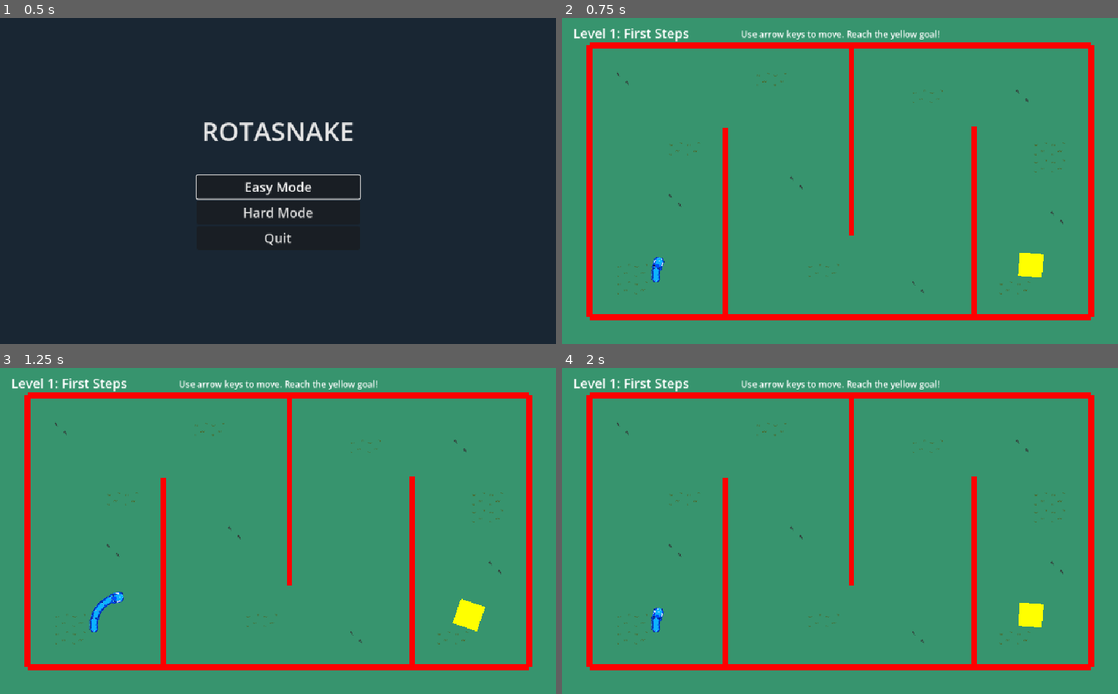
Above: before the commit, frames 1-4 (two rows, left to right).
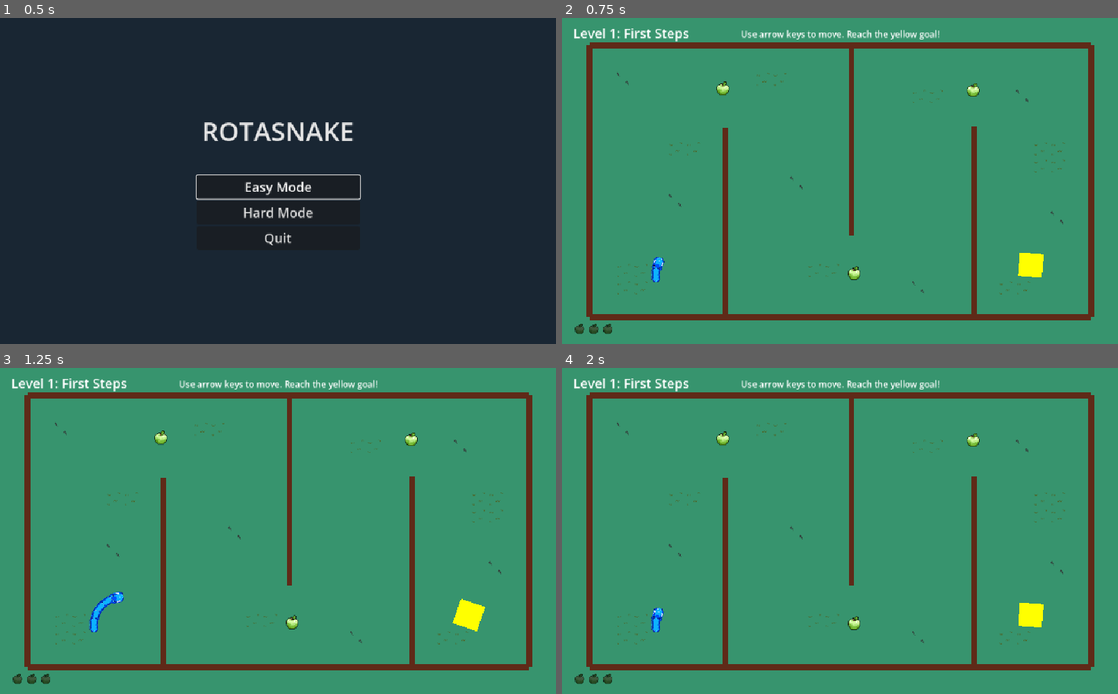
Above: after the commit, the same moments.

Repository: josephhagancreative/rotasnake
Game: Godot game, scene res://MainMenu.tscn
Same seed, same stepped clock (60 frames per second), same inputs: the game is played once before the commit and once after it.
Inputs:
- Up to frame 1 (0.5 s): no input
- Up to frame 2 (0.75 s): click "Hard Mode" at 0.5 s
- Up to frame 3 (1.25 s): no input
- Up to frame 4 (2 s): tap Enter (ui_accept) at 1.25, 1.52, 1.55, 1.82 s; hold Right (ui_right) from 1.28 s (still down); hold Space (ui_select) from 1.28 s (still down)

Frame 1 is identical in both runs. In frame 2, 7.3% of the frame differs, in the area x 2-96%, y 7-98%; in frame 3, 7.3%; in frame 4, 7.3%.

Commit message:
add collectibles

Diff:
--- a/BaseLevel.gd
+++ b/BaseLevel.gd
@@ -9,6 +9,7 @@
 @onready var ui_layer = $UILayer
 @onready var level_label = $UILayer/LevelLabel
 @onready var hint_label = $UILayer/HintLabel
+@onready var collectibles_ui = $UILayer/CollectiblesUI
 
 var snake_scene = preload("res://Snake.tscn")
 var snake_instance
@@ -20,6 +21,9 @@
 
 	# Setup editor-placed elements
 	setup_editor_elements()
+
+	# Setup collectibles
+	setup_collectibles()
 
 	# Spawn snake
 	spawn_snake()
@@ -61,6 +65,16 @@
 		# The placement nodes handle their own spawning in _ready()
 		# so we just need to ensure they're processed correctly
 		pass
+
+func setup_collectibles():
+	# Connect to existing collectibles in the scene
+	var collectibles = get_tree().get_nodes_in_group("collectibles")
+	for collectible in collectibles:
+		if collectible.has_signal("collected"):
+			collectible.collected.connect(_on_collectible_collected)
+
+func _on_collectible_collected():
+	GameManager.collect_collectible()
 
 func _on_snake_died():
 	# Show death message with enhanced styling
--- a/BaseLevel.tscn
+++ b/BaseLevel.tscn
@@ -1,8 +1,9 @@
-[gd_scene load_steps=5 format=3 uid="uid://3qrl1u48x8q"]
+[gd_scene load_steps=6 format=3 uid="uid://3qrl1u48x8q"]
 
 [ext_resource type="Script" uid="uid://cbp0251bhf1bp" path="res://BaseLevel.gd" id="1"]
 [ext_resource type="PackedScene" path="res://Goal.tscn" id="2"]
 [ext_resource type="TileSet" uid="uid://b8xjy4nv7rsqf" path="res://BackgroundTileSet.tres" id="3_background"]
+[ext_resource type="PackedScene" uid="uid://cy8mqx2n7t4hv" path="res://CollectiblesUI.tscn" id="4_collectiblesui"]
 
 [sub_resource type="LabelSettings" id="LabelSettings_1"]
 font_size = 24
@@ -45,3 +46,5 @@
 text = "Hint Text"
 horizontal_alignment = 1
 vertical_alignment = 1
+
+[node name="CollectiblesUI" parent="UILayer" instance=ExtResource("4_collectiblesui")]
--- /dev/null
+++ b/Collectible.gd
@@ -0,0 +1,51 @@
+class_name Collectible
+extends Area2D
+
+signal collected
+
+var is_collected: bool = false
+var original_position: Vector2
+var float_tween: Tween
+
+func _ready():
+	body_entered.connect(_on_body_entered)
+
+	# Set up collision detection for snake head
+	collision_layer = 0
+	collision_mask = 1  # Detect snake_head (layer 1)
+
+	# Add to collectibles group for easy management
+	add_to_group("collectibles")
+
+	# Store original position and start floating animation
+	original_position = position
+	start_floating_animation()
+
+func _on_body_entered(body):
+	if body.is_in_group("snake") and not is_collected:
+		collect()
+
+func start_floating_animation():
+	float_tween = create_tween()
+	float_tween.set_loops()
+
+	# Move up 3 pixels over 1 second, then down 3 pixels over 1 second
+	float_tween.tween_property(self, "position:y", original_position.y - 3, 1.0)
+	float_tween.tween_property(self, "position:y", original_position.y + 3, 1.0)
+
+func collect():
+	if is_collected:
+		return
+
+	is_collected = true
+	collected.emit()
+
+	# Stop floating animation
+	if float_tween:
+		float_tween.kill()
+
+	# Visual feedback - fade out
+	var tween = create_tween()
+	tween.parallel().tween_property(self, "modulate:a", 0.0, 0.3)
+	tween.parallel().tween_property(self, "scale", Vector2.ZERO, 0.3)
+	tween.tween_callback(queue_free)
--- /dev/null
+++ b/Collectible.tscn
@@ -0,0 +1,16 @@
+[gd_scene load_steps=4 format=3 uid="uid://bxkqr8n4xphqe"]
+
+[ext_resource type="Script" uid="uid://c1dbegsaevuym" path="res://Collectible.gd" id="1_1xk7h"]
+[ext_resource type="Texture2D" uid="uid://cjvoybghqhv6r" path="res://assets/sprites/apple-sprite.png" id="2_ysl24"]
+
+[sub_resource type="CircleShape2D" id="CircleShape2D_1"]
+radius = 8.0
+
+[node name="Collectible" type="Area2D"]
+script = ExtResource("1_1xk7h")
+
+[node name="CollisionShape2D" type="CollisionShape2D" parent="."]
+shape = SubResource("CircleShape2D_1")
+
+[node name="Sprite2D" type="Sprite2D" parent="."]
+texture = ExtResource("2_ysl24")
--- /dev/null
+++ b/CollectiblesUI.gd
@@ -0,0 +1,28 @@
+class_name CollectiblesUI
+extends Control
+
+@onready var collectible_icons: Array[TextureRect] = []
+
+func _ready():
+	# Find the collectible icon nodes
+	for i in range(3):
+		var icon = get_node("CollectibleIcon" + str(i + 1))
+		collectible_icons.append(icon)
+
+	# Connect to GameManager's collectible signal
+	GameManager.collectible_collected.connect(_on_collectible_collected)
+
+	# Initialize UI state
+	_update_ui(0, 3)
+
+func _on_collectible_collected(collected: int, total: int):
+	_update_ui(collected, total)
+
+func _update_ui(collected: int, total: int):
+	for i in range(collectible_icons.size()):
+		if i < collected:
+			# Collected - full opacity yellow
+			collectible_icons[i].modulate = Color(1.0, 0.8, 0.0, 1.0)
+		else:
+			# Not collected - dark silhouette
+			collectible_icons[i].modulate = Color(0.3, 0.3, 0.3, 0.8)
--- /dev/null
+++ b/CollectiblesUI.tscn
@@ -0,0 +1,51 @@
+[gd_scene load_steps=3 format=3 uid="uid://cy8mqx2n7t4hv"]
+
+[ext_resource type="Script" uid="uid://fs686lut1sn0" path="res://CollectiblesUI.gd" id="1_2xk8v"]
+[ext_resource type="Texture2D" uid="uid://cjvoybghqhv6r" path="res://assets/sprites/apple-sprite.png" id="2_5jndo"]
+
+[node name="CollectiblesUI" type="Control"]
+layout_mode = 3
+anchors_preset = 2
+anchor_left = 0.0
+anchor_top = 1.0
+anchor_right = 0.0
+anchor_bottom = 1.0
+offset_left = 10.0
+offset_top = -50.0
+offset_right = 110.0
+offset_bottom = -10.0
+grow_horizontal = 0
+grow_vertical = 0
+size_flags_horizontal = 0
+size_flags_vertical = 8
+script = ExtResource("1_2xk8v")
+
+[node name="CollectibleIcon1" type="TextureRect" parent="."]
+layout_mode = 1
+offset_left = 10.0
+offset_top = 10.0
+offset_right = 26.0
+offset_bottom = 26.0
+scale = Vector2(1.5, 1.5)
+texture = ExtResource("2_5jndo")
+expand_mode = 5
+
+[node name="CollectibleIcon2" type="TextureRect" parent="."]
+layout_mode = 1
+offset_left = 36.0
+offset_top = 10.0
+offset_right = 52.0
+offset_bottom = 26.0
+scale = Vector2(1.5, 1.5)
+texture = ExtResource("2_5jndo")
+expand_mode = 5
+
+[node name="CollectibleIcon3" type="TextureRect" parent="."]
+layout_mode = 1
+offset_left = 62.0
+offset_top = 10.0
+offset_right = 78.0
+offset_bottom = 26.0
+scale = Vector2(1.5, 1.5)
+texture = ExtResource("2_5jndo")
+expand_mode = 5
--- a/GameManager.gd
+++ b/GameManager.gd
@@ -6,6 +6,11 @@
 var level_completed = false
 var awaiting_next_level = false
 var is_hard_mode = false
+
+# Collectible tracking
+var collectibles_per_level = 3
+var current_level_collectibles_collected = 0
+signal collectible_collected(collected_count: int, total_count: int)
 
 # Scene paths
 var main_menu_scene = "res://MainMenu.tscn"
@@ -25,6 +30,7 @@
 func load_level(level_number: int):
 	current_level = level_number
 	level_completed = false
+	current_level_collectibles_collected = 0
 
 	if level_scenes.has(level_number):
 		get_tree().change_scene_to_file(level_scenes[level_number])
@@ -36,6 +42,7 @@
 func restart_current_level():
 	awaiting_next_level = false
 	level_completed = false
+	current_level_collectibles_collected = 0
 	get_tree().reload_current_scene()
 
 func start_new_game():
@@ -43,6 +50,7 @@
 	level_completed = false
 	awaiting_next_level = false
 	is_hard_mode = false
+	current_level_collectibles_collected = 0
 	load_level(1)
 
 func start_hard_mode():
@@ -50,6 +58,7 @@
 	level_completed = false
 	awaiting_next_level = false
 	is_hard_mode = true
+	current_level_collectibles_collected = 0
 	load_level(1)
 
 func advance_to_next_level():
@@ -69,7 +78,15 @@
 	level_completed = false
 	awaiting_next_level = false
 	is_hard_mode = false
+	current_level_collectibles_collected = 0
 	get_tree().change_scene_to_file(main_menu_scene)
+
+func collect_collectible():
+	current_level_collectibles_collected += 1
+	collectible_collected.emit(current_level_collectibles_collected, collectibles_per_level)
+
+func get_collectible_progress() -> Array:
+	return [current_level_collectibles_collected, collectibles_per_level]
 
 func _ready():
 	process_mode = Node.PROCESS_MODE_ALWAYS
--- a/LevelWall.gd
+++ b/LevelWall.gd
@@ -5,7 +5,7 @@
 @export var wall_length: float = 100.0 : set = set_wall_length
 @export var wall_rotation: float = 0.0 : set = set_wall_rotation
 @export var wall_width: float = 10.0 : set = set_wall_width
-@export var wall_color: Color = Color(1, 0, 0, 1) : set = set_wall_color
+@export var wall_color: Color = Color(0.372549, 0.164706, 0.094118, 1) : set = set_wall_color
 
 var line_visual: Line2D
 var static_body: StaticBody2D
--- a/levels/Level1.tscn
+++ b/levels/Level1.tscn
@@ -1,10 +1,11 @@
-[gd_scene load_steps=6 format=4 uid="uid://d1riyxdh3ypyc"]
+[gd_scene load_steps=7 format=4 uid="uid://d1riyxdh3ypyc"]
 
 [ext_resource type="Script" uid="uid://cce61emoh681r" path="res://levels/Level1.gd" id="1_b84ys"]
 [ext_resource type="PackedScene" uid="uid://3qrl1u48x8q" path="res://BaseLevel.tscn" id="2_baselevel"]
 [ext_resource type="PackedScene" uid="uid://b6y5xqr7yvekl" path="res://SnakeStartPoint.tscn" id="3_snakestartpoint"]
 [ext_resource type="TileSet" uid="uid://b8xjy4nv7rsqf" path="res://BackgroundTileSet.tres" id="3_vi6ws"]
 [ext_resource type="PackedScene" uid="uid://c4tvoxwo214xv" path="res://LevelWall.tscn" id="4_levelwall"]
+[ext_resource type="PackedScene" uid="uid://bxkqr8n4xphqe" path="res://Collectible.tscn" id="5_collectible"]
 
 [node name="Level1" instance=ExtResource("2_baselevel")]
 script = ExtResource("1_b84ys")
@@ -12,7 +13,7 @@
 [node name="BackgroundTileMap" parent="." index="0"]
 format = 2
 
-[node name="Layer0" type="TileMapLayer" parent="BackgroundTileMap" index="0"]
+[node name="Layer1" type="TileMapLayer" parent="BackgroundTileMap" index="1"]
 use_parent_material = true
 tile_map_data = PackedByteArray("AAAAAAAAAQAAAAAAAAAAAAEAAQAAAAAAAAAAAAIAAQAAAAAAAAAAAAMAAQAAAAAAAAAAAAQAAQAAAAAAAAAAAA …(9648 unchanged characters)…
 tile_set = ExtResource("3_vi6ws")
@@ -61,3 +62,12 @@
 rotation = 1.5708
 wall_length = 350.0
 wall_rotation = 90.0
+
+[node name="Collectible1" parent="." index="12" instance=ExtResource("5_collectible")]
+position = Vector2(296, 130)
+
+[node name="Collectible2" parent="." index="13" instance=ExtResource("5_collectible")]
+position = Vector2(538, 470)
+
+[node name="Collectible3" parent="." index="14" instance=ExtResource("5_collectible")]
+position = Vector2(757, 133)
--- a/levels/Level2.tscn
+++ b/levels/Level2.tscn
@@ -1,9 +1,10 @@
-[gd_scene load_steps=5 format=3 uid="uid://pey21rgb0gu"]
+[gd_scene load_steps=6 format=3 uid="uid://pey21rgb0gu"]
 
 [ext_resource type="Script" uid="uid://dk1cepi4ouov4" path="res://levels/Level2.gd" id="1_gljt1"]
 [ext_resource type="PackedScene" uid="uid://3qrl1u48x8q" path="res://BaseLevel.tscn" id="2_baselevel"]
 [ext_resource type="PackedScene" uid="uid://b6y5xqr7yvekl" path="res://SnakeStartPoint.tscn" id="3_snakestartpoint"]
 [ext_resource type="PackedScene" uid="uid://c4tvoxwo214xv" path="res://LevelWall.tscn" id="4_levelwall"]
+[ext_resource type="PackedScene" uid="uid://bxkqr8n4xphqe" path="res://Collectible.tscn" id="5_collectible"]
 
 [node name="Level2" instance=ExtResource("2_baselevel")]
 script = ExtResource("1_gljt1")
@@ -69,3 +70,12 @@
 rotation = 1.5708
 wall_length = 300.0
 wall_rotation = 90.0
+
+[node name="Collectible1" parent="." index="16" instance=ExtResource("5_collectible")]
+position = Vector2(252, 239)
+
+[node name="Collectible2" parent="." index="17" instance=ExtResource("5_collectible")]
+position = Vector2(399, 233)
+
+[node name="Collectible3" parent="." index="18" instance=ExtResource("5_collectible")]
+position = Vector2(937, 153)
--- a/levels/Level3.tscn
+++ b/levels/Level3.tscn
@@ -1,10 +1,11 @@
-[gd_scene load_steps=6 format=3 uid="uid://bo3we6ui0brie"]
+[gd_scene load_steps=7 format=3 uid="uid://bo3we6ui0brie"]
 
 [ext_resource type="Script" uid="uid://cl8stosj3ceo5" path="res://levels/Level3.gd" id="1_gq8fh"]
 [ext_resource type="PackedScene" uid="uid://3qrl1u48x8q" path="res://BaseLevel.tscn" id="2_baselevel"]
 [ext_resource type="PackedScene" uid="uid://b6y5xqr7yvekl" path="res://SnakeStartPoint.tscn" id="3_snakestartpoint"]
 [ext_resource type="PackedScene" uid="uid://c4tvoxwo214xv" path="res://LevelWall.tscn" id="4_levelwall"]
 [ext_resource type="PackedScene" uid="uid://c4tvoxwo214xw" path="res://MovingObstaclePlacement.tscn" id="5_obstacleplace"]
+[ext_resource type="PackedScene" uid="uid://bxkqr8n4xphqe" path="res://Collectible.tscn" id="6_collectible"]
 
 [node name="Level3" instance=ExtResource("2_baselevel")]
 script = ExtResource("1_gq8fh")
@@ -71,3 +72,12 @@
 move_pattern = "square"
 move_speed = 60.0
 move_distance = 300.0
+
+[node name="Collectible1" parent="." index="15" instance=ExtResource("6_collectible")]
+position = Vector2(169, 466)
+
+[node name="Collectible2" parent="." index="16" instance=ExtResource("6_collectible")]
+position = Vector2(488, 144)
+
+[node name="Collectible3" parent="." index="17" instance=ExtResource("6_collectible")]
+position = Vector2(846, 139)
--- a/levels/Level4.tscn
+++ b/levels/Level4.tscn
@@ -1,9 +1,10 @@
-[gd_scene load_steps=5 format=3 uid="uid://c3vxxtswvbgc8"]
+[gd_scene load_steps=6 format=3 uid="uid://c3vxxtswvbgc8"]
 
 [ext_resource type="Script" uid="uid://c3rqdqtk7ydbb" path="res://levels/Level4.gd" id="1_level4"]
 [ext_resource type="PackedScene" uid="uid://3qrl1u48x8q" path="res://BaseLevel.tscn" id="2_baselevel"]
 [ext_resource type="PackedScene" uid="uid://b6y5xqr7yvekl" path="res://SnakeStartPoint.tscn" id="3_snakestartpoint"]
 [ext_resource type="PackedScene" uid="uid://c4tvoxwo214xv" path="res://LevelWall.tscn" id="4_levelwall"]
+[ext_resource type="PackedScene" uid="uid://bxkqr8n4xphqe" path="res://Collectible.tscn" id="5_collectible"]
 
 [node name="Level4" instance=ExtResource("2_baselevel")]
 script = ExtResource("1_level4")
@@ -105,9 +106,18 @@
 wall_length = 50.0
 
 [node name="TightSpot" parent="." index="22" instance=ExtResource("4_levelwall")]
-position = Vector2(525, 300)
+position = Vector2(499, 290)
 wall_length = 50.0
 
 [node name="GoalObstacle" parent="." index="23" instance=ExtResource("4_levelwall")]
 position = Vector2(725, 200)
 wall_length = 50.0
+
+[node name="Collectible1" parent="." index="24" instance=ExtResource("5_collectible")]
+position = Vector2(884, 123)
+
+[node name="Collectible2" parent="." index="25" instance=ExtResource("5_collectible")]
+position = Vector2(707, 375)
+
+[node name="Collectible3" parent="." index="26" instance=ExtResource("5_collectible")]
+position = Vector2(501, 226)
--- a/levels/Level5.tscn
+++ b/levels/Level5.tscn
@@ -1,10 +1,11 @@
-[gd_scene load_steps=6 format=3 uid="uid://bh8g8obsfjkoy"]
+[gd_scene load_steps=7 format=3 uid="uid://bh8g8obsfjkoy"]
 
 [ext_resource type="Script" uid="uid://b8yv4ce4u5th2" path="res://levels/Level5.gd" id="1_level5"]
 [ext_resource type="PackedScene" uid="uid://3qrl1u48x8q" path="res://BaseLevel.tscn" id="2_baselevel"]
 [ext_resource type="PackedScene" uid="uid://b6y5xqr7yvekl" path="res://SnakeStartPoint.tscn" id="3_snakestartpoint"]
 [ext_resource type="PackedScene" uid="uid://c4tvoxwo214xv" path="res://LevelWall.tscn" id="4_levelwall"]
 [ext_resource type="PackedScene" uid="uid://c4tvoxwo214xw" path="res://MovingObstaclePlacement.tscn" id="5_obstacleplace"]
+[ext_resource type="PackedScene" uid="uid://bxkqr8n4xphqe" path="res://Collectible.tscn" id="6_collectible"]
 
 [node name="Level5" instance=ExtResource("2_baselevel")]
 script = ExtResource("1_level5")
@@ -90,3 +91,12 @@
 position = Vector2(788, 163)
 move_speed = 90.0
 move_distance = 120.0
+
+[node name="Collectible1" parent="." index="18" instance=ExtResource("6_collectible")]
+position = Vector2(182, 460)
+
+[node name="Collectible2" parent="." index="19" instance=ExtResource("6_collectible")]
+position = Vector2(788, 294)
+
+[node name="Collectible3" parent="." index="20" instance=ExtResource("6_collectible")]
+position = Vector2(459, 300)
--- a/levels/Level6.tscn
+++ b/levels/Level6.tscn
@@ -1,9 +1,10 @@
-[gd_scene load_steps=5 format=3 uid="uid://bsi7hda8bin28"]
+[gd_scene load_steps=6 format=3 uid="uid://bsi7hda8bin28"]
 
 [ext_resource type="Script" uid="uid://c5446agrrb1ao" path="res://levels/Level6.gd" id="1_level6"]
 [ext_resource type="PackedScene" uid="uid://3qrl1u48x8q" path="res://BaseLevel.tscn" id="2_baselevel"]
 [ext_resource type="PackedScene" uid="uid://b6y5xqr7yvekl" path="res://SnakeStartPoint.tscn" id="3_snakestartpoint"]
 [ext_resource type="PackedScene" uid="uid://c4tvoxwo214xv" path="res://LevelWall.tscn" id="4_levelwall"]
+[ext_resource type="PackedScene" uid="uid://bxkqr8n4xphqe" path="res://Collectible.tscn" id="5_collectible"]
 
 [node name="Level6" instance=ExtResource("2_baselevel")]
 script = ExtResource("1_level6")
@@ -108,3 +109,12 @@
 [node name="SpiralEntry" parent="." index="21" instance=ExtResource("4_levelwall")]
 position = Vector2(509, 156)
 wall_length = 700.0
+
+[node name="Collectible1" parent="." index="22" instance=ExtResource("5_collectible")]
+position = Vector2(402, 258)
+
+[node name="Collectible2" parent="." index="23" instance=ExtResource("5_collectible")]
+position = Vector2(128, 134)
+
+[node name="Collectible3" parent="." index="24" instance=ExtResource("5_collectible")]
+position = Vector2(133, 306)
--- a/levels/Level7.tscn
+++ b/levels/Level7.tscn
@@ -1,10 +1,11 @@
-[gd_scene load_steps=6 format=3 uid="uid://m4qr7couoihj"]
+[gd_scene load_steps=7 format=3 uid="uid://m4qr7couoihj"]
 
 [ext_resource type="Script" uid="uid://c08ar8edbyhfg" path="res://levels/Level7.gd" id="1_level7"]
 [ext_resource type="PackedScene" uid="uid://3qrl1u48x8q" path="res://BaseLevel.tscn" id="2_baselevel"]
 [ext_resource type="PackedScene" uid="uid://b6y5xqr7yvekl" path="res://SnakeStartPoint.tscn" id="3_snakestartpoint"]
 [ext_resource type="PackedScene" uid="uid://c4tvoxwo214xv" path="res://LevelWall.tscn" id="4_levelwall"]
 [ext_resource type="PackedScene" uid="uid://c4tvoxwo214xw" path="res://MovingObstaclePlacement.tscn" id="5_obstacleplace"]
+[ext_resource type="PackedScene" uid="uid://bxkqr8n4xphqe" path="res://Collectible.tscn" id="6_collectible"]
 
 [node name="Level7" instance=ExtResource("2_baselevel")]
 script = ExtResource("1_level7")
@@ -41,21 +42,21 @@
 wall_rotation = 90.0
 
 [node name="CorridorTop" parent="." index="9" instance=ExtResource("4_levelwall")]
-position = Vector2(500, 150)
-wall_length = 600.0
+position = Vector2(530, 150)
+wall_length = 550.0
 
 [node name="CorridorBottom" parent="." index="10" instance=ExtResource("4_levelwall")]
-position = Vector2(500, 450)
-wall_length = 600.0
+position = Vector2(604, 445)
+wall_length = 400.0
 
 [node name="EntranceTop" parent="." index="11" instance=ExtResource("4_levelwall")]
-position = Vector2(202, 130)
+position = Vector2(248, 130)
 rotation = 1.5708
 wall_length = 150.0
 wall_rotation = 90.0
 
 [node name="EntranceBottom" parent="." index="12" instance=ExtResource("4_levelwall")]
-position = Vector2(200, 471)
+position = Vector2(248, 471)
 rotation = 1.5708
 wall_length = 150.0
 wall_rotation = 90.0
@@ -66,58 +67,76 @@
 wall_length = 50.0
 wall_rotation = 90.0
 
-[node name="ExitBottom" parent="." index="14" instance=ExtResource("4_levelwall")]
+[node name="ExitTop2" parent="." index="14" instance=ExtResource("4_levelwall")]
+position = Vector2(400, 422)
+rotation = 1.5708
+wall_length = 50.0
+wall_rotation = 90.0
+
+[node name="ExitBottom" parent="." index="15" instance=ExtResource("4_levelwall")]
 position = Vector2(800, 425)
 rotation = 1.5708
 wall_length = 50.0
 wall_rotation = 90.0
 
-[node name="EntryChamberTop" parent="." index="15" instance=ExtResource("4_levelwall")]
-position = Vector2(175, 200)
+[node name="EntryChamberTop" parent="." index="16" instance=ExtResource("4_levelwall")]
+position = Vector2(223, 200)
 wall_length = 50.0
 
-[node name="EntryChamberBottom" parent="." index="16" instance=ExtResource("4_levelwall")]
-position = Vector2(175, 400)
-wall_length = 50.0
+[node name="EntryChamberBottom" parent="." index="17" instance=ExtResource("4_levelwall")]
+position = Vector2(303, 400)
+wall_length = 200.0
 
-[node name="ExitChamberTop" parent="." index="17" instance=ExtResource("4_levelwall")]
+[node name="ExitChamberTop" parent="." index="18" instance=ExtResource("4_levelwall")]
 position = Vector2(825, 200)
 wall_length = 50.0
 
-[node name="ExitChamberBottom" parent="." index="18" instance=ExtResource("4_levelwall")]
+[node name="ExitChamberBottom" parent="." index="19" instance=ExtResource("4_levelwall")]
 position = Vector2(825, 400)
 wall_length = 50.0
 
-[node name="ObstacleSync1" parent="." index="19" instance=ExtResource("5_obstacleplace")]
-position = Vector2(300, 300)
+[node name="ObstacleSync1" parent="." index="20" instance=ExtResource("5_obstacleplace")]
+position = Vector2(300, 284)
 move_pattern = "vertical"
 move_speed = 90.0
-move_distance = 100.0
+move_distance = 75.0
 
-[node name="ObstacleSync2" parent="." index="20" instance=ExtResource("5_obstacleplace")]
-position = Vector2(432, 300)
+[node name="ObstacleSync2" parent="." index="21" instance=ExtResource("5_obstacleplace")]
+position = Vector2(432, 284)
 move_pattern = "vertical"
 move_speed = 90.0
-move_distance = 100.0
+move_distance = 75.0
 
-[node name="ObstacleSync4" parent="." index="21" instance=ExtResource("5_obstacleplace")]
+[node name="ObstacleSync4" parent="." index="22" instance=ExtResource("5_obstacleplace")]
 position = Vector2(574, 300)
 move_pattern = "vertical"
 move_speed = 90.0
 move_distance = 100.0
 
-[node name="ObstacleSync5" parent="." index="22" instance=ExtResource("5_obstacleplace")]
+[node name="ObstacleSync5" parent="." index="23" instance=ExtResource("5_obstacleplace")]
 position = Vector2(700, 300)
 move_pattern = "vertical"
 move_speed = 90.0
 move_distance = 100.0
 
-[node name="ObstacleExit" parent="." index="23" instance=ExtResource("5_obstacleplace")]
+[node name="ObstacleExit" parent="." index="24" instance=ExtResource("5_obstacleplace")]
 position = Vector2(874, 304)
 move_pattern = "circular"
 move_speed = 70.0
 move_distance = 80.0
 
-[node name="ObstacleCross" parent="." index="24" instance=ExtResource("5_obstacleplace")]
+[node name="ObstacleCross" parent="." index="25" instance=ExtResource("5_obstacleplace")]
 position = Vector2(500, 200)
 move_speed = 110.0
+
+[node name="Collectible1" parent="." index="26" instance=ExtResource("6_collectible")]
+position = Vector2(157, 472)
+
+[node name="Collectible2" parent="." index="27" instance=ExtResource("6_collectible")]
+position = Vector2(503, 303)
+
+[node name="Collectible3" parent="." index="28" instance=ExtResource("6_collectible")]
+position = Vector2(882, 476)
+
+[node name="HintLabel" parent="UILayer" index="1"]
+offset_bottom = 43.0
--- a/snake.gd
+++ b/snake.gd
@@ -1,5 +1,5 @@
 extends CharacterBody2D
-class_name Snake
+# class_name Snake  # Temporarily commented out due to global class conflict
 
 # Movement constants
 const ROTATION_SPEED = 2.0  # Radians per second (about 115 degrees/sec)
@@ -50,6 +50,9 @@
 var death_tween: Tween
 
 func _ready():
+	# Add to snake group for collision detection
+	add_to_group("snake")
+
 	# Initialize immunity timer
 	immunity_timer = collision_immunity_time
 
Not shown, added: Collectible.gd.uid
Not shown, added: Collectible.tscn.uid
Not shown, added: CollectiblesUI.gd.uid
Not shown, added: CollectiblesUI.tscn.uid
Binary file added: assets/sprites/apple-sprite.png
Not shown, added: assets/sprites/apple-sprite.png.import
Not shown, changed: snake.gd.uid
